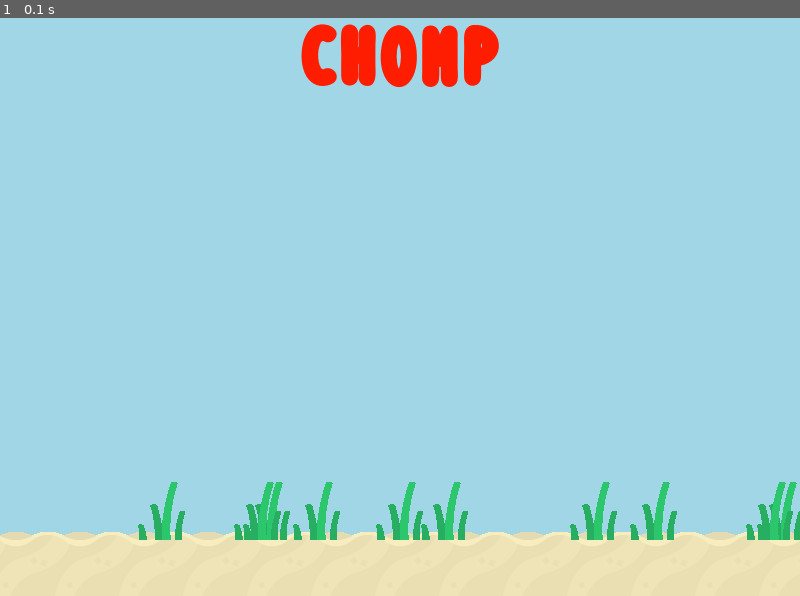
Above: before the commit, frame 1.
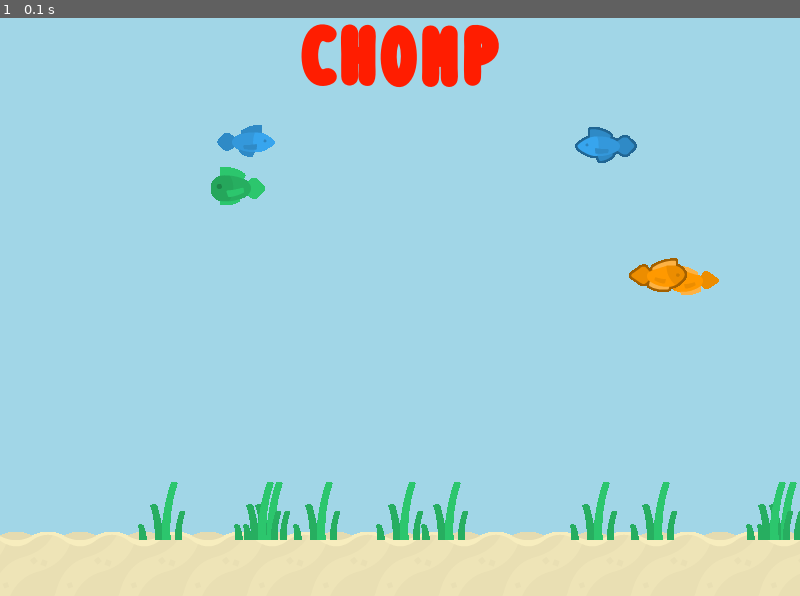
Above: after the commit, the same moment.

Repository: semchon/chomp
Game: pygame game, started from pygame_intro/game2.py
The game is run twice, just before and just after one commit, with the same random seed, the same clock (stepped at 60 frames per second) and the same inputs.
Inputs:
- Up to frame 1 (0.1 s): no input

The runs differ from the first frame. In frame 1, 1.3% of the frame differs, in the area x 26-90%, y 18-48%.

Commit message:
Fishy generator

Diff:
--- /dev/null
+++ b/pygame_intro/assets/kenney_fish-pack/Spritesheet/fishSpritesheet.xml
@@ -0,0 +1,128 @@
+<TextureAtlas imagePath="fishSpritesheet.png">
+	<SubTexture name="fishTile_001.png" x="0" y="192" width="64" height="64"/>
+	<SubTexture name="fishTile_002.png" x="0" y="128" width="64" height="64"/>
+	<SubTexture name="fishTile_003.png" x="0" y="64" width="64" height="64"/>
+	<SubTexture name="fishTile_004.png" x="0" y="0" width="64" height="64"/>
+	<SubTexture name="fishTile_005.png" x="192" y="64" width="64" height="64"/>
+	<SubTexture name="fishTile_006.png" x="0" y="320" width="64" height="60"/>
+	<SubTexture name="fishTile_007.png" x="0" y="380" width="64" height="64"/>
+	<SubTexture name="fishTile_008.png" x="0" y="444" width="64" height="64"/>
+	<SubTexture name="fishTile_009.png" x="64" y="0" width="64" height="64"/>
+	<SubTexture name="fishTile_010.png" x="427" y="83" width="45" height="57"/>
+	<SubTexture name="fishTile_011.png" x="537" y="235" width="27" height="40"/>
+	<SubTexture name="fishTile_012.png" x="472" y="82" width="35" height="42"/>
+	<SubTexture name="fishTile_013.png" x="509" y="443" width="28" height="35"/>
+	<SubTexture name="fishTile_014.png" x="378" y="26" width="49" height="59"/>
+	<SubTexture name="fishTile_015.png" x="508" y="193" width="31" height="42"/>
+	<SubTexture name="fishTile_016.png" x="469" y="197" width="39" height="44"/>
+	<SubTexture name="fishTile_017.png" x="507" y="119" width="33" height="37"/>
+	<SubTexture name="fishTile_018.png" x="128" y="192" width="64" height="64"/>
+	<SubTexture name="fishTile_019.png" x="192" y="128" width="64" height="64"/>
+	<SubTexture name="fishTile_020.png" x="64" y="64" width="64" height="64"/>
+	<SubTexture name="fishTile_021.png" x="64" y="192" width="64" height="64"/>
+	<SubTexture name="fishTile_022.png" x="64" y="320" width="64" height="64"/>
+	<SubTexture name="fishTile_023.png" x="64" y="384" width="64" height="64"/>
+	<SubTexture name="fishTile_024.png" x="0" y="508" width="64" height="60"/>
+	<SubTexture name="fishTile_025.png" x="64" y="448" width="64" height="64"/>
+	<SubTexture name="fishTile_026.png" x="128" y="0" width="64" height="64"/>
+	<SubTexture name="fishTile_027.png" x="128" y="64" width="64" height="64"/>
+	<SubTexture name="fishTile_028.png" x="427" y="140" width="45" height="57"/>
+	<SubTexture name="fishTile_029.png" x="537" y="443" width="27" height="40"/>
+	<SubTexture name="fishTile_030.png" x="472" y="40" width="35" height="42"/>
+	<SubTexture name="fishTile_031.png" x="508" y="357" width="28" height="35"/>
+	<SubTexture name="fishTile_032.png" x="378" y="85" width="49" height="59"/>
+	<SubTexture name="fishTile_033.png" x="508" y="491" width="31" height="42"/>
+	<SubTexture name="fishTile_034.png" x="470" y="447" width="39" height="44"/>
+	<SubTexture name="fishTile_035.png" x="507" y="156" width="33" height="37"/>
+	<SubTexture name="fishTile_036.png" x="128" y="320" width="64" height="64"/>
+	<SubTexture name="fishTile_037.png" x="256" y="192" width="64" height="64"/>
+	<SubTexture name="fishTile_038.png" x="256" y="448" width="64" height="64"/>
+	<SubTexture name="fishTile_039.png" x="192" y="192" width="64" height="64"/>
+	<SubTexture name="fishTile_040.png" x="256" y="0" width="64" height="64"/>
+	<SubTexture name="fishTile_041.png" x="256" y="64" width="64" height="64"/>
+	<SubTexture name="fishTile_042.png" x="128" y="448" width="64" height="60"/>
+	<SubTexture name="fishTile_043.png" x="128" y="384" width="64" height="64"/>
+	<SubTexture name="fishTile_044.png" x="128" y="128" width="64" height="64"/>
+	<SubTexture name="fishTile_045.png" x="64" y="128" width="64" height="64"/>
+	<SubTexture name="fishTile_046.png" x="501" y="538" width="30" height="29"/>
+	<SubTexture name="fishTile_047.png" x="427" y="197" width="42" height="36"/>
+	<SubTexture name="fishTile_048.png" x="426" y="389" width="47" height="58"/>
+	<SubTexture name="fishTile_049.png" x="538" y="275" width="26" height="45"/>
+	<SubTexture name="fishTile_050.png" x="467" y="538" width="34" height="31"/>
+	<SubTexture name="fishTile_051.png" x="426" y="315" width="46" height="37"/>
+	<SubTexture name="fishTile_052.png" x="375" y="284" width="51" height="60"/>
+	<SubTexture name="fishTile_053.png" x="508" y="281" width="30" height="47"/>
+	<SubTexture name="fishTile_054.png" x="192" y="384" width="64" height="64"/>
+	<SubTexture name="fishTile_055.png" x="256" y="384" width="64" height="64"/>
+	<SubTexture name="fishTile_056.png" x="128" y="256" width="64" height="64"/>
+	<SubTexture name="fishTile_057.png" x="64" y="256" width="64" height="64"/>
+	<SubTexture name="fishTile_058.png" x="256" y="128" width="64" height="64"/>
+	<SubTexture name="fishTile_059.png" x="192" y="0" width="64" height="64"/>
+	<SubTexture name="fishTile_060.png" x="128" y="508" width="64" height="60"/>
+	<SubTexture name="fishTile_061.png" x="192" y="320" width="64" height="64"/>
+	<SubTexture name="fishTile_062.png" x="192" y="256" width="64" height="64"/>
+	<SubTexture name="fishTile_063.png" x="192" y="448" width="64" height="64"/>
+	<SubTexture name="fishTile_064.png" x="427" y="26" width="45" height="57"/>
+	<SubTexture name="fishTile_065.png" x="536" y="357" width="27" height="40"/>
+	<SubTexture name="fishTile_066.png" x="473" y="361" width="35" height="42"/>
+	<SubTexture name="fishTile_067.png" x="509" y="235" width="28" height="35"/>
+	<SubTexture name="fishTile_068.png" x="508" y="328" width="30" height="29"/>
+	<SubTexture name="fishTile_069.png" x="427" y="233" width="42" height="36"/>
+	<SubTexture name="fishTile_070.png" x="423" y="478" width="47" height="58"/>
+	<SubTexture name="fishTile_071.png" x="539" y="483" width="26" height="45"/>
+	<SubTexture name="fishTile_072.png" x="320" y="428" width="54" height="38"/>
+	<SubTexture name="fishTile_073.png" x="320" y="32" width="58" height="42"/>
+	<SubTexture name="fishTile_074.png" x="428" y="352" width="40" height="23"/>
+	<SubTexture name="fishTile_075.png" x="423" y="536" width="44" height="26"/>
+	<SubTexture name="fishTile_076.png" x="320" y="174" width="58" height="32"/>
+	<SubTexture name="fishTile_077.png" x="64" y="512" width="62" height="36"/>
+	<SubTexture name="fishTile_078.png" x="320" y="240" width="56" height="44"/>
+	<SubTexture name="fishTile_079.png" x="192" y="512" width="60" height="48"/>
+	<SubTexture name="fishTile_080.png" x="320" y="466" width="54" height="30"/>
+	<SubTexture name="fishTile_081.png" x="311" y="512" width="58" height="34"/>
+	<SubTexture name="fishTile_082.png" x="320" y="359" width="54" height="30"/>
+	<SubTexture name="fishTile_083.png" x="374" y="389" width="52" height="32"/>
+	<SubTexture name="fishTile_084.png" x="320" y="0" width="58" height="32"/>
+	<SubTexture name="fishTile_085.png" x="320" y="206" width="56" height="34"/>
+	<SubTexture name="fishTile_086.png" x="374" y="359" width="54" height="30"/>
+	<SubTexture name="fishTile_087.png" x="374" y="421" width="52" height="32"/>
+	<SubTexture name="fishTile_088.png" x="256" y="320" width="64" height="64"/>
+	<SubTexture name="fishTile_089.png" x="256" y="256" width="64" height="64"/>
+	<SubTexture name="fishTile_090.png" x="378" y="144" width="49" height="35"/>
+	<SubTexture name="fishTile_091.png" x="320" y="389" width="54" height="39"/>
+	<SubTexture name="fishTile_092.png" x="428" y="0" width="36" height="23"/>
+	<SubTexture name="fishTile_093.png" x="426" y="447" width="40" height="26"/>
+	<SubTexture name="fishTile_094.png" x="376" y="246" width="51" height="27"/>
+	<SubTexture name="fishTile_095.png" x="320" y="284" width="55" height="31"/>
+	<SubTexture name="fishTile_096.png" x="376" y="206" width="51" height="40"/>
+	<SubTexture name="fishTile_097.png" x="320" y="315" width="55" height="44"/>
+	<SubTexture name="fishTile_098.png" x="378" y="179" width="47" height="22"/>
+	<SubTexture name="fishTile_099.png" x="378" y="0" width="50" height="26"/>
+	<SubTexture name="fishTile_100.png" x="369" y="496" width="54" height="52"/>
+	<SubTexture name="fishTile_101.png" x="320" y="74" width="58" height="60"/>
+	<SubTexture name="fishTile_102.png" x="64" y="548" width="55" height="21"/>
+	<SubTexture name="fishTile_103.png" x="252" y="512" width="59" height="44"/>
+	<SubTexture name="fishTile_104.png" x="362" y="548" width="49" height="21"/>
+	<SubTexture name="fishTile_105.png" x="320" y="134" width="58" height="40"/>
+	<SubTexture name="fishTile_106.png" x="374" y="453" width="51" height="25"/>
+	<SubTexture name="fishTile_107.png" x="311" y="546" width="51" height="23"/>
+	<SubTexture name="fishTile_108.png" x="472" y="241" width="37" height="40"/>
+	<SubTexture name="fishTile_109.png" x="508" y="0" width="30" height="39"/>
+	<SubTexture name="fishTile_110.png" x="472" y="322" width="36" height="39"/>
+	<SubTexture name="fishTile_111.png" x="472" y="124" width="35" height="40"/>
+	<SubTexture name="fishTile_112.png" x="507" y="80" width="34" height="39"/>
+	<SubTexture name="fishTile_113.png" x="472" y="0" width="36" height="40"/>
+	<SubTexture name="fishTile_114.png" x="473" y="403" width="34" height="40"/>
+	<SubTexture name="fishTile_115.png" x="507" y="403" width="34" height="40"/>
+	<SubTexture name="fishTile_116.png" x="472" y="281" width="36" height="41"/>
+	<SubTexture name="fishTile_117.png" x="507" y="40" width="34" height="40"/>
+	<SubTexture name="fishTile_118.png" x="426" y="273" width="46" height="42"/>
+	<SubTexture name="fishTile_119.png" x="470" y="491" width="38" height="47"/>
+	<SubTexture name="fishTile_120.png" x="538" y="320" width="22" height="32"/>
+	<SubTexture name="fishTile_121.png" x="472" y="164" width="33" height="32"/>
+	<SubTexture name="fishTile_122.png" x="374" y="478" width="18" height="17"/>
+	<SubTexture name="fishTile_123.png" x="531" y="533" width="24" height="24"/>
+	<SubTexture name="fishTile_124.png" x="264" y="556" width="12" height="12"/>
+	<SubTexture name="fishTile_125.png" x="252" y="556" width="12" height="12"/>
+	<SubTexture name="fishTile_126.png" x="0" y="256" width="64" height="64"/>
+</TextureAtlas>
--- /dev/null
+++ b/pygame_intro/assets/kenney_fish-pack/Spritesheet/fishSpritesheet@2.xml
@@ -0,0 +1,128 @@
+<TextureAtlas imagePath="fishSpritesheet@2.png">
+	<SubTexture name="fishTile_001.png" x="384" y="128" width="128" height="128"/>
+	<SubTexture name="fishTile_002.png" x="0" y="128" width="128" height="128"/>
+	<SubTexture name="fishTile_003.png" x="0" y="256" width="128" height="128"/>
+	<SubTexture name="fishTile_004.png" x="0" y="384" width="128" height="128"/>
+	<SubTexture name="fishTile_005.png" x="0" y="512" width="128" height="128"/>
+	<SubTexture name="fishTile_006.png" x="0" y="640" width="128" height="120"/>
+	<SubTexture name="fishTile_007.png" x="0" y="760" width="128" height="128"/>
+	<SubTexture name="fishTile_008.png" x="0" y="888" width="128" height="128"/>
+	<SubTexture name="fishTile_009.png" x="128" y="128" width="128" height="128"/>
+	<SubTexture name="fishTile_010.png" x="855" y="114" width="89" height="114"/>
+	<SubTexture name="fishTile_011.png" x="1076" y="392" width="53" height="80"/>
+	<SubTexture name="fishTile_012.png" x="947" y="651" width="70" height="84"/>
+	<SubTexture name="fishTile_013.png" x="1075" y="815" width="58" height="69"/>
+	<SubTexture name="fishTile_014.png" x="850" y="683" width="97" height="118"/>
+	<SubTexture name="fishTile_015.png" x="1015" y="316" width="61" height="84"/>
+	<SubTexture name="fishTile_016.png" x="937" y="316" width="78" height="88"/>
+	<SubTexture name="fishTile_017.png" x="1015" y="154" width="65" height="74"/>
+	<SubTexture name="fishTile_018.png" x="128" y="384" width="128" height="128"/>
+	<SubTexture name="fishTile_019.png" x="128" y="512" width="128" height="128"/>
+	<SubTexture name="fishTile_020.png" x="128" y="640" width="128" height="128"/>
+	<SubTexture name="fishTile_021.png" x="128" y="768" width="128" height="128"/>
+	<SubTexture name="fishTile_022.png" x="128" y="896" width="128" height="128"/>
+	<SubTexture name="fishTile_023.png" x="256" y="0" width="128" height="128"/>
+	<SubTexture name="fishTile_024.png" x="0" y="1016" width="128" height="120"/>
+	<SubTexture name="fishTile_025.png" x="256" y="128" width="128" height="128"/>
+	<SubTexture name="fishTile_026.png" x="512" y="0" width="128" height="128"/>
+	<SubTexture name="fishTile_027.png" x="256" y="512" width="128" height="128"/>
+	<SubTexture name="fishTile_028.png" x="853" y="0" width="89" height="114"/>
+	<SubTexture name="fishTile_029.png" x="1076" y="312" width="53" height="80"/>
+	<SubTexture name="fishTile_030.png" x="946" y="885" width="70" height="84"/>
+	<SubTexture name="fishTile_031.png" x="1016" y="893" width="58" height="69"/>
+	<SubTexture name="fishTile_032.png" x="756" y="0" width="97" height="118"/>
+	<SubTexture name="fishTile_033.png" x="1016" y="228" width="61" height="84"/>
+	<SubTexture name="fishTile_034.png" x="938" y="228" width="78" height="88"/>
+	<SubTexture name="fishTile_035.png" x="1015" y="80" width="65" height="74"/>
+	<SubTexture name="fishTile_036.png" x="512" y="512" width="128" height="128"/>
+	<SubTexture name="fishTile_037.png" x="512" y="384" width="128" height="128"/>
+	<SubTexture name="fishTile_038.png" x="512" y="768" width="128" height="128"/>
+	<SubTexture name="fishTile_039.png" x="256" y="768" width="128" height="128"/>
+	<SubTexture name="fishTile_040.png" x="384" y="760" width="128" height="128"/>
+	<SubTexture name="fishTile_041.png" x="384" y="632" width="128" height="128"/>
+	<SubTexture name="fishTile_042.png" x="384" y="512" width="128" height="120"/>
+	<SubTexture name="fishTile_043.png" x="256" y="256" width="128" height="128"/>
+	<SubTexture name="fishTile_044.png" x="128" y="256" width="128" height="128"/>
+	<SubTexture name="fishTile_045.png" x="128" y="0" width="128" height="128"/>
+	<SubTexture name="fishTile_046.png" x="1018" y="400" width="58" height="58"/>
+	<SubTexture name="fishTile_047.png" x="852" y="580" width="82" height="71"/>
+	<SubTexture name="fishTile_048.png" x="850" y="801" width="94" height="115"/>
+	<SubTexture name="fishTile_049.png" x="1080" y="170" width="50" height="90"/>
+	<SubTexture name="fishTile_050.png" x="946" y="969" width="66" height="62"/>
+	<SubTexture name="fishTile_051.png" x="847" y="331" width="90" height="75"/>
+	<SubTexture name="fishTile_052.png" x="750" y="564" width="102" height="119"/>
+	<SubTexture name="fishTile_053.png" x="1017" y="577" width="58" height="94"/>
+	<SubTexture name="fishTile_054.png" x="256" y="640" width="128" height="128"/>
+	<SubTexture name="fishTile_055.png" x="384" y="256" width="128" height="128"/>
+	<SubTexture name="fishTile_056.png" x="384" y="384" width="128" height="128"/>
+	<SubTexture name="fishTile_057.png" x="256" y="384" width="128" height="128"/>
+	<SubTexture name="fishTile_058.png" x="384" y="0" width="128" height="128"/>
+	<SubTexture name="fishTile_059.png" x="512" y="896" width="128" height="128"/>
+	<SubTexture name="fishTile_060.png" x="384" y="1016" width="128" height="120"/>
+	<SubTexture name="fishTile_061.png" x="512" y="256" width="128" height="128"/>
+	<SubTexture name="fishTile_062.png" x="384" y="888" width="128" height="128"/>
+	<SubTexture name="fishTile_063.png" x="256" y="896" width="128" height="128"/>
+	<SubTexture name="fishTile_064.png" x="852" y="466" width="89" height="114"/>
+	<SubTexture name="fishTile_065.png" x="1075" y="577" width="53" height="80"/>
+	<SubTexture name="fishTile_066.png" x="944" y="801" width="70" height="84"/>
+	<SubTexture name="fishTile_067.png" x="1074" y="893" width="58" height="69"/>
+	<SubTexture name="fishTile_068.png" x="1017" y="671" width="58" height="58"/>
+	<SubTexture name="fishTile_069.png" x="934" y="580" width="82" height="71"/>
+	<SubTexture name="fishTile_070.png" x="852" y="916" width="94" height="115"/>
+	<SubTexture name="fishTile_071.png" x="1080" y="80" width="50" height="90"/>
+	<SubTexture name="fishTile_072.png" x="640" y="776" width="108" height="76"/>
+	<SubTexture name="fishTile_073.png" x="640" y="0" width="116" height="84"/>
+	<SubTexture name="fishTile_074.png" x="755" y="118" width="78" height="46"/>
+	<SubTexture name="fishTile_075.png" x="852" y="262" width="86" height="54"/>
+	<SubTexture name="fishTile_076.png" x="640" y="348" width="114" height="64"/>
+	<SubTexture name="fishTile_077.png" x="128" y="1024" width="122" height="72"/>
+	<SubTexture name="fishTile_078.png" x="640" y="412" width="112" height="88"/>
+	<SubTexture name="fishTile_079.png" x="250" y="1024" width="120" height="96"/>
+	<SubTexture name="fishTile_080.png" x="640" y="718" width="108" height="58"/>
+	<SubTexture name="fishTile_081.png" x="630" y="1024" width="116" height="66"/>
+	<SubTexture name="fishTile_082.png" x="640" y="929" width="106" height="60"/>
+	<SubTexture name="fishTile_083.png" x="748" y="798" width="102" height="64"/>
+	<SubTexture name="fishTile_084.png" x="640" y="284" width="114" height="64"/>
+	<SubTexture name="fishTile_085.png" x="640" y="500" width="110" height="68"/>
+	<SubTexture name="fishTile_086.png" x="746" y="929" width="106" height="60"/>
+	<SubTexture name="fishTile_087.png" x="750" y="500" width="102" height="64"/>
+	<SubTexture name="fishTile_088.png" x="512" y="640" width="128" height="128"/>
+	<SubTexture name="fishTile_089.png" x="512" y="128" width="128" height="128"/>
+	<SubTexture name="fishTile_090.png" x="754" y="262" width="98" height="69"/>
+	<SubTexture name="fishTile_091.png" x="640" y="852" width="108" height="77"/>
+	<SubTexture name="fishTile_092.png" x="942" y="0" width="71" height="46"/>
+	<SubTexture name="fishTile_093.png" x="853" y="406" width="79" height="54"/>
+	<SubTexture name="fishTile_094.png" x="752" y="412" width="101" height="54"/>
+	<SubTexture name="fishTile_095.png" x="640" y="656" width="109" height="62"/>
+	<SubTexture name="fishTile_096.png" x="748" y="718" width="102" height="80"/>
+	<SubTexture name="fishTile_097.png" x="640" y="568" width="110" height="88"/>
+	<SubTexture name="fishTile_098.png" x="754" y="331" width="93" height="44"/>
+	<SubTexture name="fishTile_099.png" x="754" y="164" width="101" height="52"/>
+	<SubTexture name="fishTile_100.png" x="746" y="989" width="106" height="103"/>
+	<SubTexture name="fishTile_101.png" x="640" y="164" width="114" height="120"/>
+	<SubTexture name="fishTile_102.png" x="630" y="1090" width="109" height="41"/>
+	<SubTexture name="fishTile_103.png" x="512" y="1024" width="118" height="87"/>
+	<SubTexture name="fishTile_104.png" x="739" y="1092" width="97" height="41"/>
+	<SubTexture name="fishTile_105.png" x="640" y="84" width="115" height="80"/>
+	<SubTexture name="fishTile_106.png" x="748" y="862" width="102" height="49"/>
+	<SubTexture name="fishTile_107.png" x="754" y="216" width="101" height="46"/>
+	<SubTexture name="fishTile_108.png" x="941" y="497" width="73" height="80"/>
+	<SubTexture name="fishTile_109.png" x="1016" y="815" width="59" height="78"/>
+	<SubTexture name="fishTile_110.png" x="944" y="46" width="71" height="78"/>
+	<SubTexture name="fishTile_111.png" x="1014" y="735" width="69" height="80"/>
+	<SubTexture name="fishTile_112.png" x="1014" y="1048" width="67" height="77"/>
+	<SubTexture name="fishTile_113.png" x="943" y="1031" width="71" height="79"/>
+	<SubTexture name="fishTile_114.png" x="1015" y="0" width="66" height="80"/>
+	<SubTexture name="fishTile_115.png" x="1014" y="969" width="67" height="79"/>
+	<SubTexture name="fishTile_116.png" x="944" y="124" width="71" height="81"/>
+	<SubTexture name="fishTile_117.png" x="1014" y="497" width="67" height="80"/>
+	<SubTexture name="fishTile_118.png" x="852" y="1031" width="91" height="83"/>
+	<SubTexture name="fishTile_119.png" x="941" y="404" width="77" height="93"/>
+	<SubTexture name="fishTile_120.png" x="1081" y="472" width="42" height="62"/>
+	<SubTexture name="fishTile_121.png" x="947" y="735" width="67" height="63"/>
+	<SubTexture name="fishTile_122.png" x="855" y="228" width="37" height="34"/>
+	<SubTexture name="fishTile_123.png" x="1075" y="657" width="48" height="48"/>
+	<SubTexture name="fishTile_124.png" x="152" y="1096" width="24" height="24"/>
+	<SubTexture name="fishTile_125.png" x="128" y="1096" width="24" height="24"/>
+	<SubTexture name="fishTile_126.png" x="0" y="0" width="128" height="128"/>
+</TextureAtlas>
--- a/pygame_intro/game2.py
+++ b/pygame_intro/game2.py
@@ -1,6 +1,7 @@
 import pygame
 import sys
 import random
+import os
 #now we need to initialize pygame
 pygame.init()
 
@@ -49,9 +50,30 @@
     text = custom_font.render("Chomp", True, (255, 29, 0))
     surf.blit(text, (screen_width/2-text.get_width()/2, screen_height/2-300))
 
+
+def draw_fish(surf):
+        #load our fishy tiles
+    for i in range(0,5):
+        random_fish = random.choice(os.listdir("assets/fishes"))
+        fish_at_hand = pygame.image.load(f"assets/fishes/{random_fish}").convert()
+        fish_at_hand.set_colorkey((0,0,0))
+        #^sets transparent color
+        x = random.randint(0,800-fish_at_hand.get_width())
+        y= random.randint(100, screen_height-(2 * tile_size))
+        if i%2 ==0:
+            flipped_fishy = pygame.transform.flip(fish_at_hand, flip_x=True,flip_y=False)
+            surf.blit(flipped_fishy, (x,y))
+        else:
+            surf.blit(fish_at_hand, (x,y))
+
+    #randomly distribute our fish
+
+
 running = True
 background = screen.copy()
 draw_background(background)
+draw_fish(background)
+
 while running:
     for event in pygame.event.get():
         if event.type == pygame.QUIT:
@@ -59,5 +81,6 @@
 
     #drawing background
     screen.blit(background, (0,0))
+
     pygame.display.flip()
 pygame.quit()
Binary file added: pygame_intro/assets/fishes/fishTile_072.png
Binary file added: pygame_intro/assets/fishes/fishTile_073.png
Binary file added: pygame_intro/assets/fishes/fishTile_074.png
Binary file added: pygame_intro/assets/fishes/fishTile_075.png
Binary file added: pygame_intro/assets/fishes/fishTile_076.png
Binary file added: pygame_intro/assets/fishes/fishTile_077.png
Binary file added: pygame_intro/assets/fishes/fishTile_078.png
Binary file added: pygame_intro/assets/fishes/fishTile_079.png
Binary file added: pygame_intro/assets/fishes/fishTile_080.png
Binary file added: pygame_intro/assets/fishes/fishTile_081.png
Not shown, added: pygame_intro/assets/kenney_fish-pack/License.txt
Binary file added: pygame_intro/assets/kenney_fish-pack/PNG/Default size/fishTile_001.png
(and 260 more such lines)
